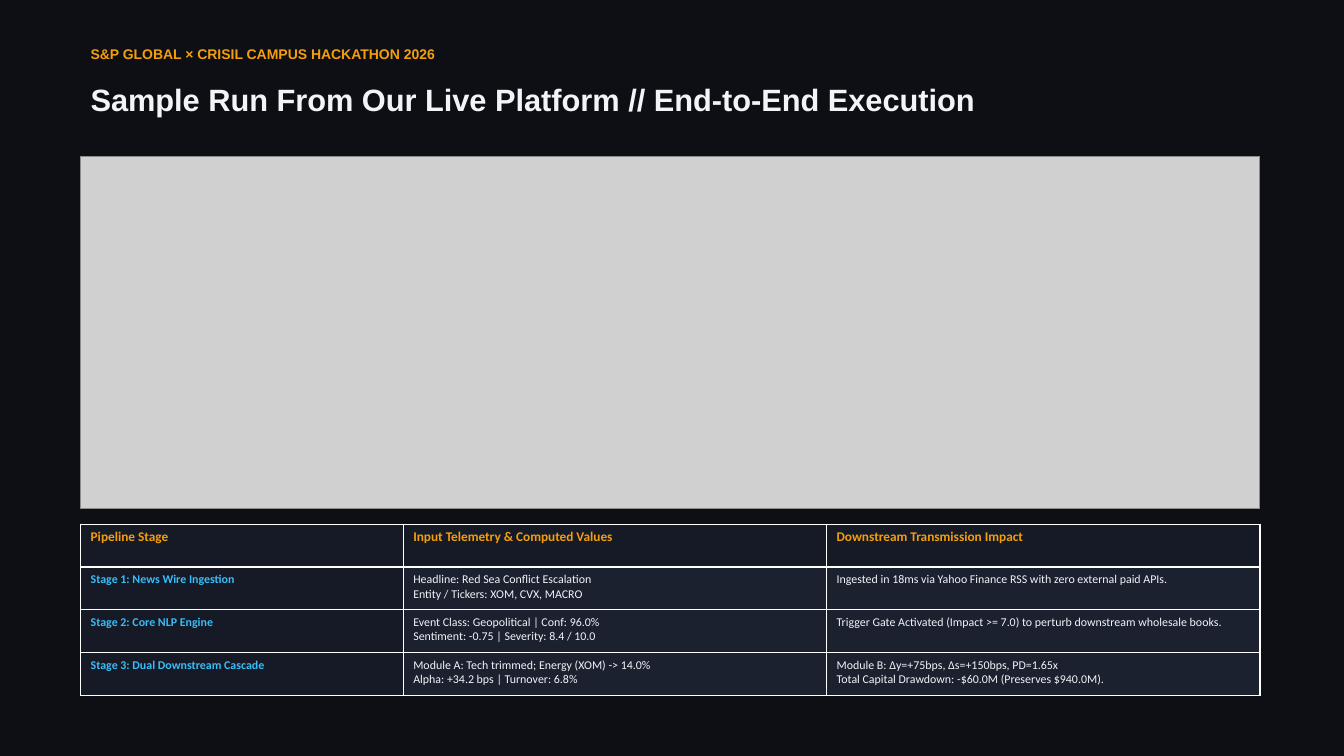
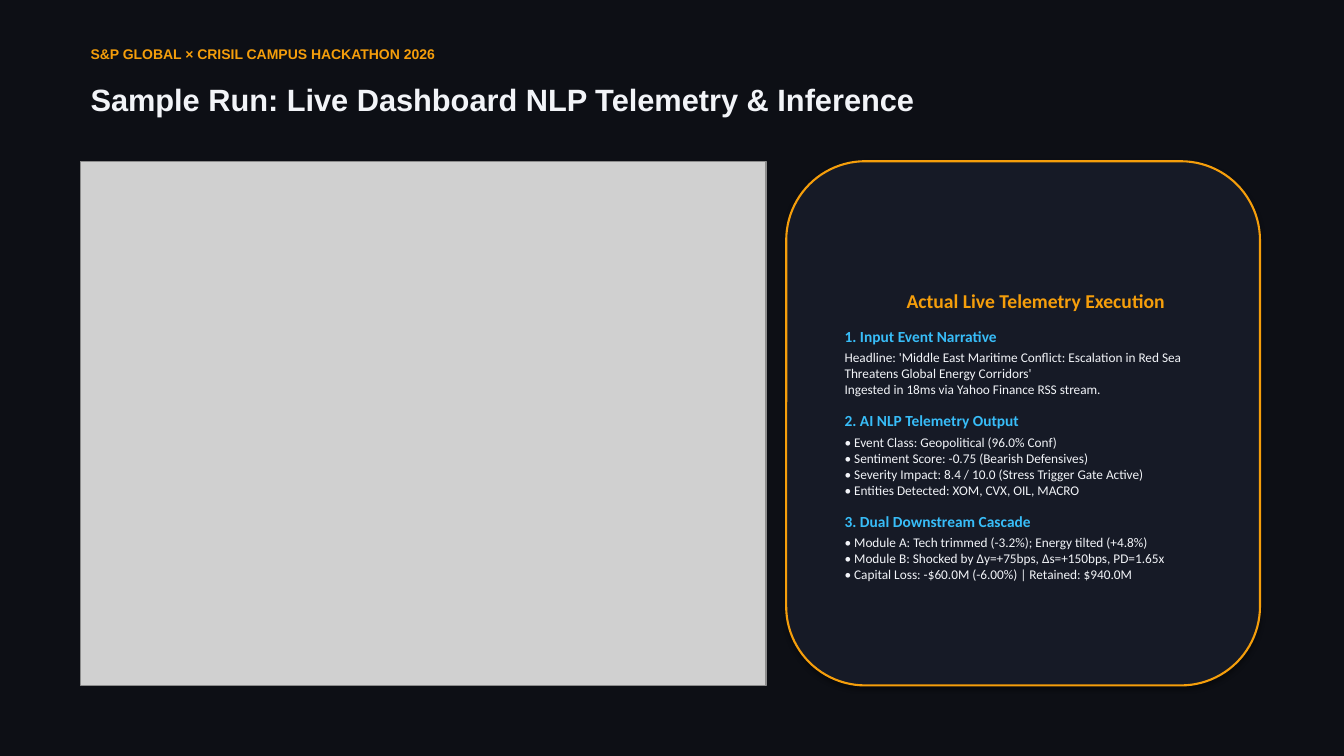
Before and after one commit to Vedant-Nalge/S-P-Crisil-Hackathon, a slide deck: slide 4 of docs/presentation.pptx. Drawn at 1344x756 pixels with LibreOffice and Linux fonts; fonts in the diff are those of the drawing; grey boxes stand for pictures. Boxes give left, top, right and bottom in pixels: in the first picture for what was removed or moved away, otherwise in the second. Text is boxed around its words. In the diff, an @@ line names an element or a change of style, - is before the commit and + after.

Commit message:
docs: attach live website dashboard screenshots across all modules in master PPTX deck

```diff
--- a/docs/presentation.pptx
+++ b/docs/presentation.pptx
@@ text at <box>91,88,914,116</box>: text changed @@
-Sample Run From Our Live Platform // End-to-End Execution
+Sample Run: Live Dashboard NLP Telemetry & Inference
@@ picture: place and size @@
-picture at <box>81,156,1260,509</box>
+picture at <box>81,161,766,686</box>
@@ rounded rectangle added at <box>786,161,1260,686</box>, fill #161A26, outline #F59E0B 1.5 pt, 9.5 pt, text #F2F4F8 @@
+Actual Live Telemetry Execution
+1. Input Event Narrative
+Headline: 'Middle East Maritime Conflict: Escalation in Red Sea Threatens Global Energy Corridors'
+Ingested in 18ms via Yahoo Finance RSS stream.
+2. AI NLP Telemetry Output
+• Event Class: Geopolitical (96.0% Conf)
+• Sentiment Score: -0.75 (Bearish Defensives)
+• Severity Impact: 8.4 / 10.0 (Stress Trigger Gate Active)
+• Entities Detected: XOM, CVX, OIL, MACRO
+3. Dual Downstream Cascade
+• Module A: Tech trimmed (-3.2%); Energy tilted (+4.8%)
+• Module B: Shocked by Δy=+75bps, Δs=+150bps, PD=1.65x
+• Capital Loss: -$60.0M (-6.00%) | Retained: $940.0M
@@ table removed at <box>81,524,1260,696</box>, 4 rows, 3 columns @@
-Pipeline Stage | Input Telemetry & Computed Values | Downstream Transmission Impact
-Stage 1: News Wire Ingestion | Headline: Red Sea Conflict Escalation Entity / Tickers: XOM, CVX, MACRO | Ingested in 18ms via Yahoo Finance RSS with zero external paid APIs.
-Stage 2: Core NLP Engine | Event Class: Geopolitical | Conf: 96.0% Sentiment: -0.75 | Severity: 8.4 / 10.0 | Trigger Gate Activated (Impact >= 7.0) to perturb downstream wholesale books.
-Stage 3: Dual Downstream Cascade | Module A: Tech trimmed; Energy (XOM) -> 14.0% Alpha: +34.2 bps | Turnover: 6.8% | Module B: Δy=+75bps, Δs=+150bps, PD=1.65x Total Capital Drawdown: -$60.0M (Preserves $940.0M).
```
Also in this commit, not shown: 3 other slides changed, 1 slide added, 1 slide removed, 9 other files.
